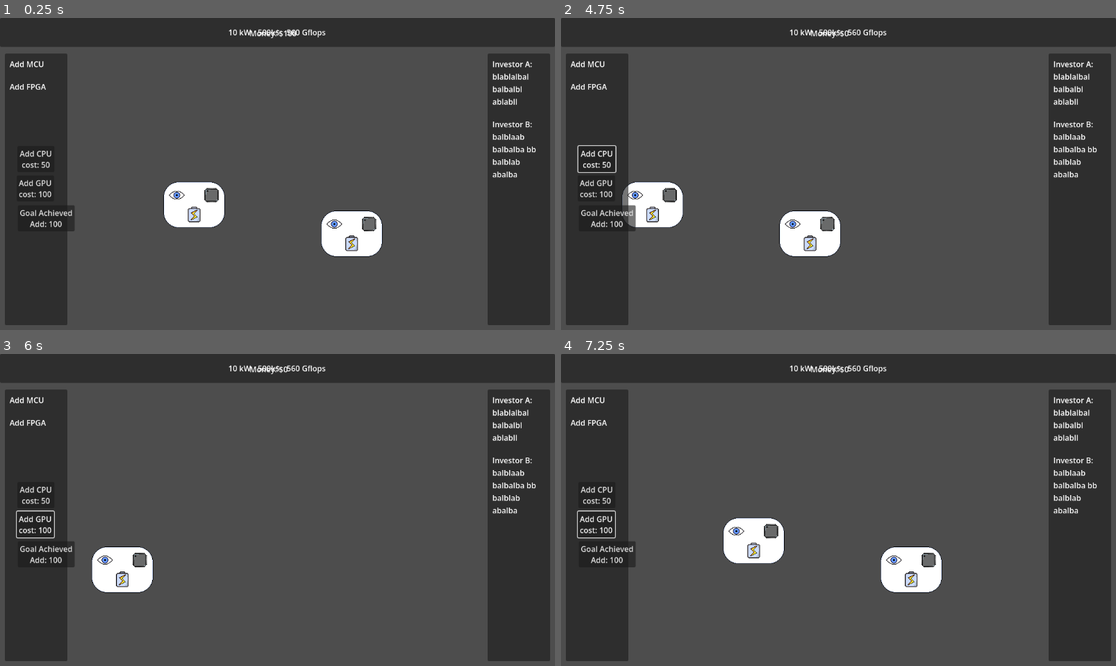
Above: before the commit, frames 1-4 (two rows, left to right).
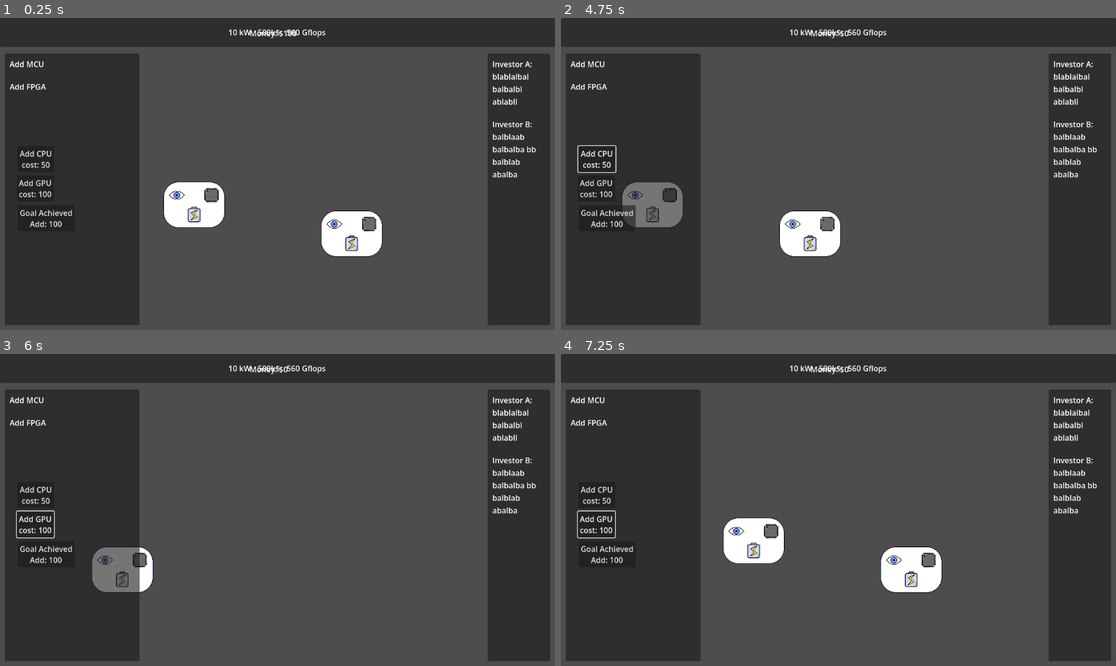
Above: after the commit, the same moments.

Repository: ARCsweden/GameJam2026SpringB
Game: Godot game, scene res://Scenes/Game/Game.tscn
Two runs of this game, one before a commit and one after it. Both use one fixed random seed, a clock stepped at 60 frames per second and the inputs below.
Inputs (mouse positions are in pixels of both pictures, inside the frame that each line leads up to):
- Up to frame 1 (0.25 s): no input
- Up to frame 2 (4.75 s): click "Add GPU cost: 100" at 0.5 s; click "Goal Achieved Add: 100" at 1.25 s; click "Add CPU cost: 50" at 2 s; tap Enter at 2.75, 4.25 s; drag from (894, 223) to (738, 195) at 2.77 s; tap Space at 3.5 s; drag from (927, 223) to (738, 195) at 3.52 s; move the mouse to (910, 242) at 4.27 s; hold Right (pan_right) from 4.28 s (still down); click (910, 242) at 4.42 s
- Up to frame 3 (6 s): release Right (pan_right) at 5 s; drag from (22, 531) to (183, 559) at 5.02 s; move the mouse to (444, 556) at 5.77 s; hold Left (pan_left) from 5.78 s (still down)
- Up to frame 4 (7.25 s): release Left (pan_left) at 6.5 s; drag from (666, 531) to (844, 578) at 6.52 s

The runs differ from the first frame. In frame 1, 11% of the frame differs, in the area x 12-26%, y 11-99%; in frame 2, 11%; in frame 3, 11%; in frame 4, 11%.

Commit message:
Broke out nodes to a separate scene

Diff:
--- a/Scenes/Game/GUI.tscn
+++ b/Scenes/Game/GUI.tscn
@@ -80,7 +80,7 @@
 size_flags_vertical = 3
 
 [node name="Store" type="MarginContainer" parent="Main/Sidebars" unique_id=813622466]
-custom_minimum_size = Vector2(150, 0)
+custom_minimum_size = Vector2(300, 0)
 layout_mode = 2
 size_flags_horizontal = 2
 theme_override_constants/margin_left = 10
